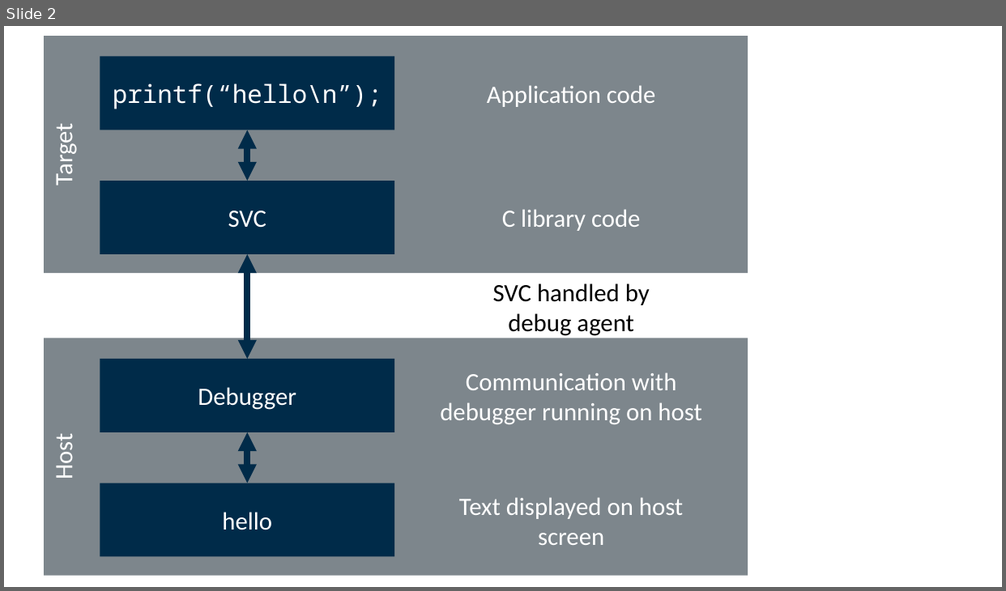
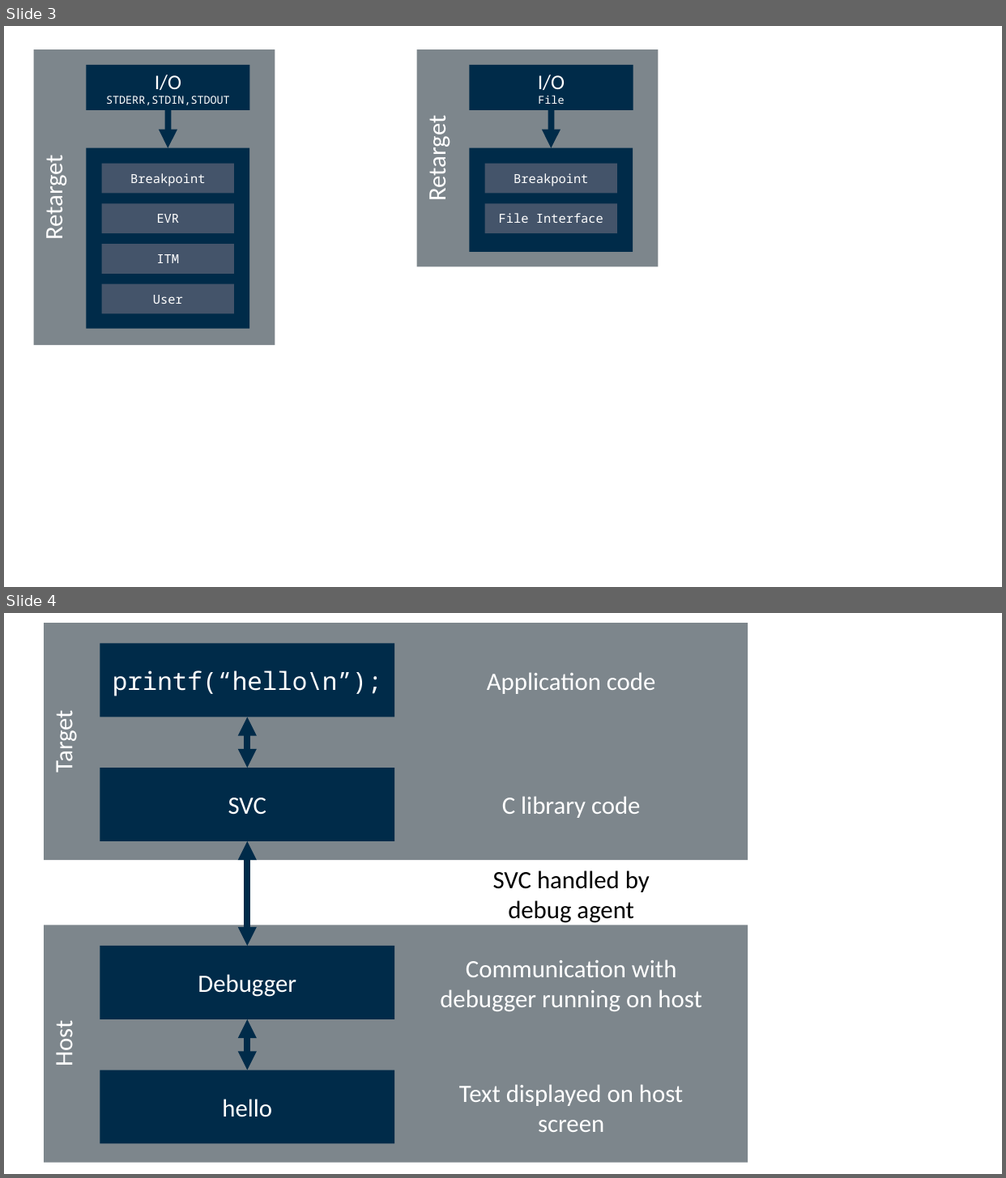
Before and after one commit to ARM-software/CMSIS-Compiler, a slide deck: doxygen/src/images/blocks.pptx. Shown one above the other, each under a label of ours: slide 2 before the commit, slides 3 and 4 after it. The pictures are 1006x591 and 1006x1178 pixels, drawn with LibreOffice and Linux fonts; fonts in the diff are those of the drawing. Boxes give left, top, right and bottom in pixels: in the first picture for what was removed or moved away, otherwise in the second. Text is boxed around its words. In the diff, an @@ line names an element or a change of style, - is before the commit and + after.

Commit message:
Rework documentation (#9)
- add File Interface and OS Interface APIs
- restructure "template" folder to match component names (and avoid conflicts in documentation due to duplicated names in "source" folder)
- restructured documentation input files (one file per page)
- simplified STDOUT to USART example

```diff
--- a/doxygen/src/images/blocks.pptx
+++ b/doxygen/src/images/blocks.pptx
@@ slide 3 added at (x1=4, y1=26, x2=1002, y2=587), background #FFFFFF @@
@@ rectangle added at (x1=34, y1=50, x2=275, y2=346), fill #7D868C, 24 pt, text #FFFFFF @@
+Retarget
@@ rectangle added at (x1=87, y1=65, x2=250, y2=110), fill #002B49, 10.5 pt, text #FFFFFF @@
+I/O
+STDERR,STDIN,STDOUT
@@ rectangle added at (x1=417, y1=50, x2=658, y2=267), fill #7D868C, 24 pt, text #FFFFFF @@
+Retarget
@@ rectangle added at (x1=470, y1=65, x2=633, y2=110), fill #002B49, 10.5 pt, text #FFFFFF @@
+I/O
+File
@@ arrow added from (168, 110) to (168, 148), #002B49 6 pt @@
@@ arrow added from (552, 110) to (552, 148), #002B49 6 pt @@
@@ rectangle added at (x1=87, y1=148, x2=249, y2=328), fill #002B49 @@
@@ rectangle added at (x1=102, y1=164, x2=235, y2=194), fill #44546A, 12 pt, text #FFFFFF @@
+Breakpoint
@@ rectangle added at (x1=470, y1=148, x2=633, y2=252), fill #002B49 @@
@@ rectangle added at (x1=485, y1=164, x2=618, y2=194), fill #44546A, 12 pt, text #FFFFFF @@
+Breakpoint
@@ rectangle added at (x1=102, y1=203, x2=235, y2=233), fill #44546A, 12 pt, text #FFFFFF @@
+EVR
@@ rectangle added at (x1=485, y1=203, x2=618, y2=233), fill #44546A, 12 pt, text #FFFFFF @@
+File Interface
@@ rectangle added at (x1=102, y1=244, x2=235, y2=274), fill #44546A, 12 pt, text #FFFFFF @@
+ITM
@@ rectangle added at (x1=102, y1=284, x2=235, y2=314), fill #44546A, 12 pt, text #FFFFFF @@
+User
@@ what was slide 2 is now slide 4 @@
```
Also in this commit, not shown: 2 other slides added, 1 slide removed, 56 other files.
